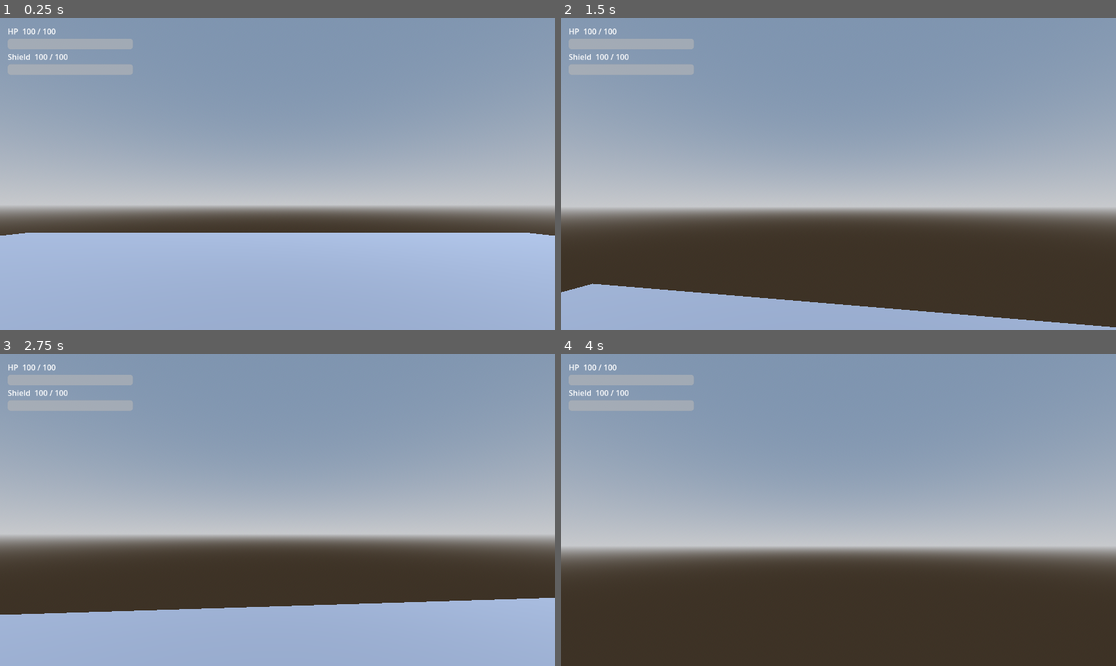
Above: before the commit, frames 1-4 (two rows, left to right).
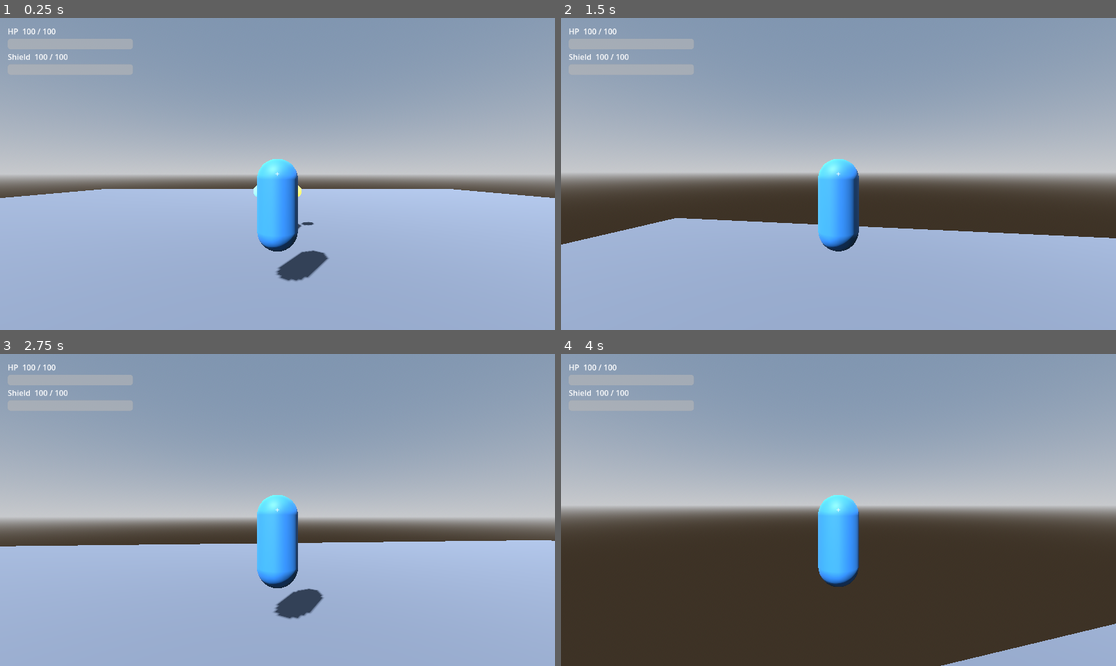
Above: after the commit, the same moments.

Repository: vasilisbit/The_Risen
Game: Godot game, scene res://scenes/hub/hub.tscn
Same seed, same stepped clock (60 frames per second), same inputs: the game is played once before the commit and once after it.
Inputs (mouse positions are in pixels of both pictures, inside the frame that each line leads up to):
- Up to frame 1 (0.25 s): no input
- Up to frame 2 (1.5 s): tap Enter at 0.5 s; move the mouse to (866, 174) at 0.52 s; press the mouse at (866, 174) at 0.53 s; hold W (move_forward) from 0.53 s (still down); tap Space (jump) at 0.77 s; move the mouse to (810, 174) at 1.27 s; release the mouse at (810, 174) at 1.28 s; tap Shift (sprint) at 1.35 s
- Up to frame 3 (2.75 s): keep holding W (move_forward); tap Space (jump) at 1.52 s; click (249, 510) at 1.55 s; move the mouse to (288, 503) at 2.02 s; press the mouse at (288, 503) at 2.03 s
- Up to frame 4 (4 s): keep holding W (move_forward); move the mouse to (832, 516) at 2.77 s; release the mouse at (832, 516) at 2.78 s; click (832, 516) at 2.85 s; tap Space (jump) at 3.02, 3.77 s; move the mouse to (877, 513) at 3.52 s; hold Shift (sprint) from 3.53 s (still down); click (877, 513) at 3.8 s

The runs differ from the first frame. In frame 1, 22% of the frame differs, in the area x 0-100%, y 43-85%; in frame 2, 45%, in the area x 0-100%, y 40-100%; in frame 3, 29%; in frame 4, 29%.

Commit message:
feat(t-0003): Add hologram table mission select
scenes/hub/hologram_table.tscn: metallic base + 3 emissive spheres
(EarthSphere blue / MarsSphere red / VenusSphere orange) as StaticBody3D on a
dedicated interact collision layer (bit 3), each in the "mission_sphere" group.

Interaction: RayCast3D (InteractRay) on the Guardian camera masked to the
interact layer + a centered "+" crosshair on the debug HUD. mission_interactor.gd
casts on the "interact" action (left mouse / E), and on a mission sphere prints
"Mission Selected: <planet>" and emits mission_selected. Edge-detected via
is_action_pressed so rapid clicking fires once per click. No level loading yet.

Also fixes the T-0002 third-person camera rig: removed the erroneous double
180-deg yaw on SpringArm3D/Camera3D that placed the camera in front of the
player; the default spring already sits behind (+Z). Instanced the table into
the hub 4 m ahead of spawn.

Verified via game_eval: crosshair-aim selects Earth/Mars/Venus correctly (unique
messages), rapid re-fire is crash-safe, and all three spheres frame on-screen
(Mars dead-center). Headless import clean (exit 0).

Diff:
--- a/project.godot
+++ b/project.godot
@@ -61,3 +61,9 @@
 "events": [Object(InputEventKey,"resource_local_to_scene":false,"resource_name":"","device":-1,"window_id":0,"alt_press …(190 unchanged characters)…
 ]
 }
+interact={
+"deadzone": 0.5,
+"events": [Object(InputEventMouseButton,"resource_local_to_scene":false,"resource_name":"","device":-1,"window_id":0,"alt_pressed":false,"shift_pressed":false,"ctrl_pressed":false,"meta_pressed":false,"button_mask":0,"position":Vector2(0, 0),"global_position":Vector2(0, 0),"factor":1.0,"button_index":1,"canceled":false,"pressed":false,"double_click":false,"script":null)
+, Object(InputEventKey,"resource_local_to_scene":false,"resource_name":"","device":-1,"window_id":0,"alt_pressed":false,"shift_pressed":false,"ctrl_pressed":false,"meta_pressed":false,"pressed":false,"keycode":69,"physical_keycode":0,"key_label":0,"unicode":0,"location":0,"echo":false,"script":null)
+]
+}
--- /dev/null
+++ b/scenes/hub/hologram_table.tscn
@@ -0,0 +1,93 @@
+[gd_scene format=3 uid="uid://dg74s2hqqsckd"]
+
+[sub_resource type="StandardMaterial3D" id="StandardMaterial3D_aqj00"]
+albedo_color = Color(0.12, 0.13, 0.16, 1)
+metallic = 0.7
+roughness = 0.4
+
+[sub_resource type="CylinderMesh" id="CylinderMesh_amewl"]
+top_radius = 0.6
+bottom_radius = 0.8
+height = 1.0
+
+[sub_resource type="StandardMaterial3D" id="StandardMaterial3D_od00j"]
+albedo_color = Color(0.1, 0.3, 0.8, 1)
+emission_enabled = true
+emission = Color(0.15, 0.45, 1, 1)
+emission_energy_multiplier = 3.0
+
+[sub_resource type="SphereMesh" id="SphereMesh_vwcrf"]
+radius = 0.25
+height = 0.5
+
+[sub_resource type="SphereShape3D" id="SphereShape3D_v43hw"]
+radius = 0.25
+
+[sub_resource type="StandardMaterial3D" id="StandardMaterial3D_33ipy"]
+albedo_color = Color(0.8, 0.15, 0.1, 1)
+emission_enabled = true
+emission = Color(1, 0.2, 0.12, 1)
+emission_energy_multiplier = 3.0
+
+[sub_resource type="SphereMesh" id="SphereMesh_qol3e"]
+radius = 0.25
+height = 0.5
+
+[sub_resource type="SphereShape3D" id="SphereShape3D_vh2l4"]
+radius = 0.25
+
+[sub_resource type="StandardMaterial3D" id="StandardMaterial3D_v3a5f"]
+albedo_color = Color(0.9, 0.5, 0.1, 1)
+emission_enabled = true
+emission = Color(1, 0.55, 0.12, 1)
+emission_energy_multiplier = 3.0
+
+[sub_resource type="SphereMesh" id="SphereMesh_d3xan"]
+radius = 0.25
+height = 0.5
+
+[sub_resource type="SphereShape3D" id="SphereShape3D_xynk1"]
+radius = 0.25
+
+[node name="HologramTable" type="Node3D" unique_id=58457010]
+
+[node name="Base" type="MeshInstance3D" parent="." unique_id=1177951735]
+transform = Transform3D(1, 0, 0, 0, 1, 0, 0, 0, 1, 0, 0.5, 0)
+material_override = SubResource("StandardMaterial3D_aqj00")
+mesh = SubResource("CylinderMesh_amewl")
+
+[node name="EarthSphere" type="StaticBody3D" parent="." unique_id=142417651 groups=["mission_sphere"]]
+transform = Transform3D(1, 0, 0, 0, 1, 0, 0, 0, 1, -0.7, 1.5, 0)
+collision_layer = 4
+collision_mask = 0
+
+[node name="Mesh" type="MeshInstance3D" parent="EarthSphere" unique_id=1662921851]
+material_override = SubResource("StandardMaterial3D_od00j")
+mesh = SubResource("SphereMesh_vwcrf")
+
+[node name="Col" type="CollisionShape3D" parent="EarthSphere" unique_id=2114637555]
+shape = SubResource("SphereShape3D_v43hw")
+
+[node name="MarsSphere" type="StaticBody3D" parent="." unique_id=862622868 groups=["mission_sphere"]]
+transform = Transform3D(1, 0, 0, 0, 1, 0, 0, 0, 1, 0, 1.5, 0)
+collision_layer = 4
+collision_mask = 0
+
+[node name="Mesh" type="MeshInstance3D" parent="MarsSphere" unique_id=250491291]
+material_override = SubResource("StandardMaterial3D_33ipy")
+mesh = SubResource("SphereMesh_qol3e")
+
+[node name="Col" type="CollisionShape3D" parent="MarsSphere" unique_id=1485507087]
+shape = SubResource("SphereShape3D_vh2l4")
+
+[node name="VenusSphere" type="StaticBody3D" parent="." unique_id=1533850606 groups=["mission_sphere"]]
+transform = Transform3D(1, 0, 0, 0, 1, 0, 0, 0, 1, 0.7, 1.5, 0)
+collision_layer = 4
+collision_mask = 0
+
+[node name="Mesh" type="MeshInstance3D" parent="VenusSphere" unique_id=701595373]
+material_override = SubResource("StandardMaterial3D_v3a5f")
+mesh = SubResource("SphereMesh_d3xan")
+
+[node name="Col" type="CollisionShape3D" parent="VenusSphere" unique_id=2080137001]
+shape = SubResource("SphereShape3D_xynk1")
--- a/scenes/hub/hub.tscn
+++ b/scenes/hub/hub.tscn
@@ -1,6 +1,7 @@
 [gd_scene format=3 uid="uid://co1s7prbdr6vw"]
 
 [ext_resource type="PackedScene" uid="uid://b88q4r73j0x27" path="res://scenes/player/guardian.tscn" id="1_abcyb"]
+[ext_resource type="PackedScene" uid="uid://dg74s2hqqsckd" path="res://scenes/hub/hologram_table.tscn" id="2_bocl7"]
 
 [sub_resource type="StandardMaterial3D" id="StandardMaterial3D_2dud7"]
 albedo_color = Color(0.32, 0.34, 0.38, 1)
@@ -47,3 +48,6 @@
 
 [node name="Guardian" parent="." unique_id=1754395905 instance=ExtResource("1_abcyb")]
 transform = Transform3D(1, 0, 0, 0, 1, 0, 0, 0, 1, 0, 1, 0)
+
+[node name="HologramTable" parent="." unique_id=58457010 instance=ExtResource("2_bocl7")]
+transform = Transform3D(1, 0, 0, 0, 1, 0, 0, 0, 1, 0, 0, -4)
--- a/scenes/player/guardian.tscn
+++ b/scenes/player/guardian.tscn
@@ -2,6 +2,7 @@
 
 [ext_resource type="Script" uid="uid://l7ec6tmmmqg5" path="res://scripts/guardian.gd" id="1_6cu61"]
 [ext_resource type="Script" uid="uid://ce0bx76alqjv5" path="res://scripts/debug_hud.gd" id="2_7yqv1"]
+[ext_resource type="Script" uid="uid://dwnqxirhkf3kp" path="res://scripts/mission_interactor.gd" id="2_gmxg0"]
 
 [sub_resource type="CapsuleShape3D" id="CapsuleShape3D_gmxg0"]
 radius = 0.4
@@ -29,12 +30,16 @@
 mesh = SubResource("CapsuleMesh_3sear")
 
 [node name="SpringArm3D" type="SpringArm3D" parent="." unique_id=1270346504]
-transform = Transform3D(-1, 1.3064297e-08, -8.644111e-08, 0, 0.9887711, 0.14943814, 8.742278e-08, 0.14943814, -0.9887711, 0, 1.5, 0)
+transform = Transform3D(1, 0, 0, 0, 1, 0, 0, 0, 1, 0, 1.5, 0)
 spring_length = 4.0
 
 [node name="Camera3D" type="Camera3D" parent="SpringArm3D" unique_id=174760006]
-transform = Transform3D(-1, 0, -8.742278e-08, 0, 1, 0, 8.742278e-08, 0, -1, 0, 0, 0)
 current = true
+
+[node name="InteractRay" type="RayCast3D" parent="SpringArm3D/Camera3D" unique_id=925809217]
+target_position = Vector3(0, 0, -12)
+collision_mask = 4
+script = ExtResource("2_gmxg0")
 
 [node name="DebugHUD" type="CanvasLayer" parent="." unique_id=499894332]
 script = ExtResource("2_7yqv1")
@@ -70,3 +75,11 @@
 layout_mode = 2
 value = 100.0
 show_percentage = false
+
+[node name="Crosshair" type="Label" parent="DebugHUD" unique_id=1620916392]
+anchors_preset = 15
+anchor_right = 1.0
+anchor_bottom = 1.0
+text = "+"
+horizontal_alignment = 1
+vertical_alignment = 1
--- /dev/null
+++ b/scripts/mission_interactor.gd
@@ -0,0 +1,33 @@
+extends RayCast3D
+## T-0003 debug interactor: casts forward from the camera crosshair. On the
+## "interact" action, selects the mission sphere under the crosshair, prints it,
+## and emits `mission_selected`. No level loading yet — that arrives with the
+## mission-transition system (GameState autoload, later milestone).
+##
+## A valid target is any body in the "mission_sphere" group; the mission name is
+## the node name with the "Sphere" suffix stripped (EarthSphere -> "Earth").
+
+signal mission_selected(mission: String)
+
+
+func _unhandled_input(event: InputEvent) -> void:
+	# is_action_pressed() on the event is true only on the press edge (not
+	# on hold/echo), so rapid clicking fires once per click — no double-fire.
+	if event.is_action_pressed("interact"):
+		try_select()
+
+
+## Force-update the ray; if a mission sphere is under the crosshair, print +
+## emit its mission name. Returns the mission name, or "" when nothing valid
+## is targeted.
+func try_select() -> String:
+	force_raycast_update()
+	if not is_colliding():
+		return ""
+	var target := get_collider()
+	if target == null or not target.is_in_group("mission_sphere"):
+		return ""
+	var mission := String(target.name).trim_suffix("Sphere")
+	print("Mission Selected: %s" % mission)
+	mission_selected.emit(mission)
+	return mission
Not shown, added: scripts/mission_interactor.gd.uid
